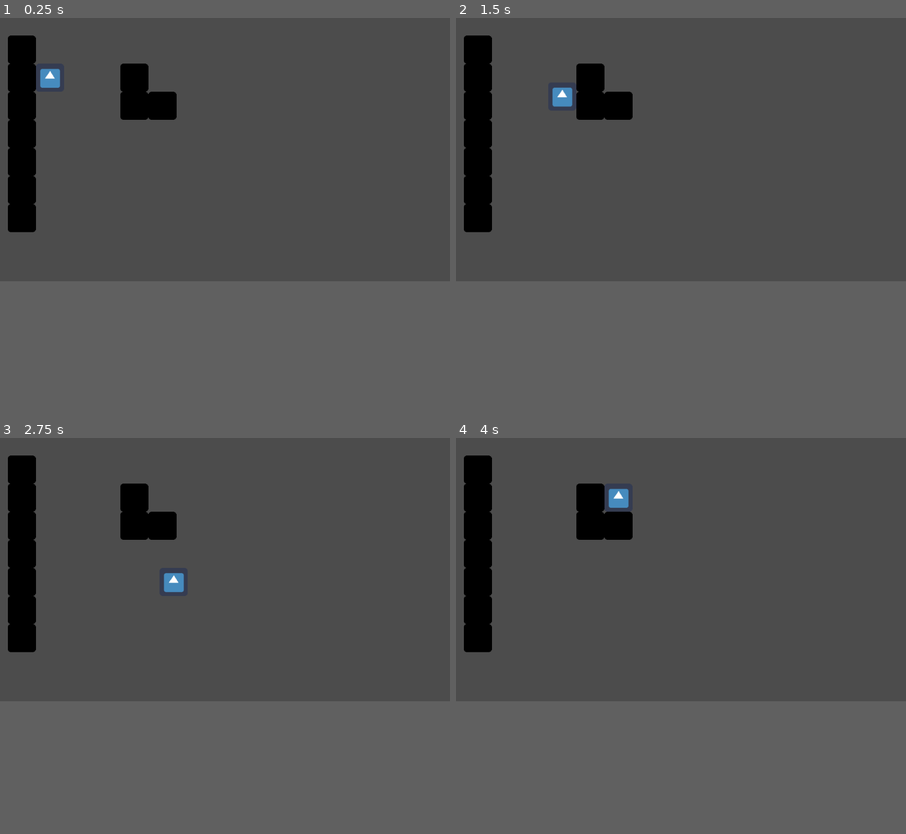
Above: before the commit, frames 1-4 (two rows, left to right).
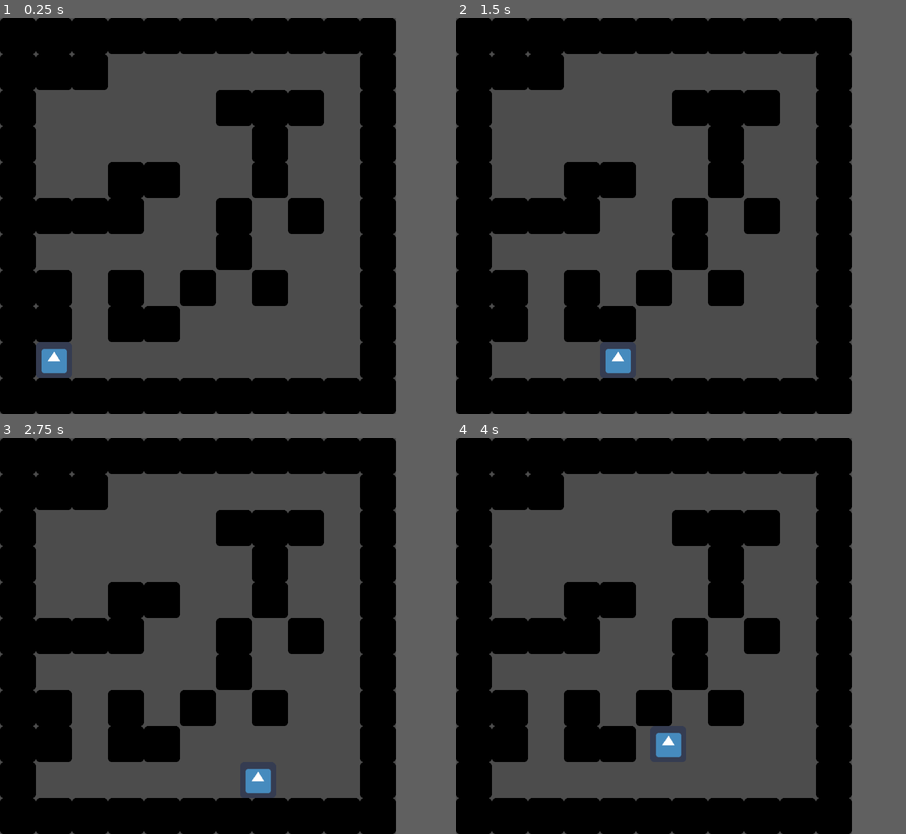
Above: after the commit, the same moments.

Repository: csuf-cpsc-254-03sp19/csuf-cpsc-254-03sp19-classroom-1-labyrinth-game
Game: Godot game, scene res://scenes/testscene.tscn
Same seed, same stepped clock (60 frames per second), same inputs: the game is played once before the commit and once after it. The engine's default icon, where the game draws it, is replaced by a stand-in: a white triangle on a blue panel in a dark square.
Inputs:
- Up to frame 1 (0.25 s): no input
- Up to frame 2 (1.5 s): tap Enter at 0.5 s; hold Right (ui_right) 0.53-1.28 s; hold Down (ui_down) from 1.28 s (still down)
- Up to frame 3 (2.75 s): release Down (ui_down) at 2.03 s; hold Right (ui_right) from 2.03 s (still down)
- Up to frame 4 (4 s): release Right (ui_right) at 2.78 s; hold Up (ui_up) 2.78-3.53 s; hold Left (ui_left) from 3.53 s (still down)
In our replay, the window is 800x468 before the commit and 704x704 after it. These sizes can differ from the game's own. Grey fills any space a smaller window leaves; there, only what the larger window draws over its background counts as a difference.

The runs differ from the first frame. In frame 1, 41% of the frame differs, in the area x 0-88%, y 0-100%; in frame 2, 41%; in frame 3, 41%; in frame 4, 41%.

Commit message:
Changed viewport size to reflect needs of the game. Added script that generates walls randomly each time the game is opened

Diff:
--- /dev/null
+++ b/LabyrinthGame/Scripts/level/TileMap.gd
@@ -0,0 +1,31 @@
+extends TileMap
+
+var gridSet = []  # a list that will hold each value of the play field
+var playerLocation = Vector2(-3, 6)
+var aiLocation = Vector2(5, -2)
+var goalLocation = Vector2(1, 2)
+
+func _ready():
+
+	# populate gridSet with vectors that represent each cell in the playfield
+	for i in range(-3, 5):      # for some reason the 0,0 location is in the middle of the playfield so the
+		for j in range(-2, 6):  # top left area of the grid is located at (-3,-2)
+			gridSet.append(Vector2(i, j))
+
+
+	#generate a random seed for each time the game is opened
+	randomize()
+	# populate the new gridset with randomly generated walls
+	for i in range(len(gridSet)):
+		var rand = randf()*11+1
+		# check if location is a designated to player, ai, or goal
+		if(gridSet[i] != playerLocation && gridSet[i] != aiLocation && gridSet[i] != goalLocation):
+			if(rand < 6):
+				set_cellv(gridSet[i], 0)
+
+	pass
+
+#func _process(delta):
+#	# Called every frame. Delta is time since last frame.
+#	# Update game logic here.
+#	pass
--- a/LabyrinthGame/project.godot
+++ b/LabyrinthGame/project.godot
@@ -14,6 +14,14 @@
 run/main_scene="res://scenes/testscene.tscn"
 config/icon="res://icon.png"
 
+[display]
+
+window/size/width=704
+window/size/height=704
+window/stretch/mode="viewport"
+window/stretch/aspect="keep"
+window/stretch/shrink="1"
+
 [rendering]
 
 environment/default_environment="res://default_env.tres"
--- a/LabyrinthGame/scenes/testscene.tscn
+++ b/LabyrinthGame/scenes/testscene.tscn
@@ -1,34 +1,18 @@
-[gd_scene load_steps=4 format=2]
+[gd_scene load_steps=5 format=2]
 
-[ext_resource path="res://images/icon.png" type="Texture" id=1]
-[ext_resource path="res://scenes/player.gd" type="Script" id=2]
-[ext_resource path="res://tileset.res" type="TileSet" id=3]
+[ext_resource path="res://tileset.res" type="TileSet" id=1]
+[ext_resource path="res://Scripts/level/TileMap.gd" type="Script" id=2]
+[ext_resource path="res://images/icon.png" type="Texture" id=3]
+[ext_resource path="res://Scripts/player/player.gd" type="Script" id=4]
 
 [node name="Node2D" type="Node2D" index="0"]
 
-position = Vector2( 529.564, 296.104 )
+position = Vector2( 255.888, 192.379 )
 
-[node name="player" type="Sprite" parent="." index="0"]
-
-position = Vector2( -459.867, -200.24 )
-texture = ExtResource( 1 )
-centered = false
-script = ExtResource( 2 )
-_sections_unfolded = [ "Offset" ]
-
-[node name="RayCast2D" type="RayCast2D" parent="player" index="0"]
-
-position = Vector2( 32, 32 )
-enabled = true
-exclude_parent = true
-cast_to = Vector2( 0, 50 )
-collision_mask = 1
-_sections_unfolded = [ "Transform" ]
-
-[node name="TileMap" type="TileMap" parent="." index="1"]
+[node name="TileMap" type="TileMap" parent="." index="0"]
 
 mode = 0
-tile_set = ExtResource( 3 )
+tile_set = ExtResource( 1 )
 cell_size = Vector2( 64, 64 )
 cell_quadrant_size = 16
 cell_custom_transform = Transform2D( 1, 0, 0, 1, 0, 0 )
@@ -43,4 +27,29 @@
 collision_mask = 1
 occluder_light_mask = 1
 format = 1
-tile_data = PoolIntArray( -196616, 0, 0, -131080, 0, 0, -131076, 0, 0, -65544, 0, 0, -65540, 0, 0, -65539, 0, 0, -8, 0, 0, 65528, 0, 0, 131064, 0, 0, 196600, 0, 0 )
+tile_data = PoolIntArray( -131076, 0, 0, -131075, 0, 0, -131074, 0, 0, -131073, 0, 0, -196608, 0, 0, -196607, 0, 0, -196606, 0, 0, -196605, 0, 0, -196604, 0, 0, -196603, 0, 0, -196602, 0, 0, -65540, 0, 0, -131066, 0, 0, -4, 0, 0, -65530, 0, 0, 65532, 0, 0, 6, 0, 0, 131068, 0, 0, 65542, 0, 0, 196604, 0, 0, 131078, 0, 0, 262140, 0, 0, 196614, 0, 0, 327676, 0, 0, 262150, 0, 0, 393212, 0, 0, 327686, 0, 0, 458748, 0, 0, 393222, 0, 0, 524284, 0, 0, 524285, 0, 0, 524286, 0, 0, 524287, 0, 0, 458752, 0, 0, 458753, 0, 0, 458754, 0, 0, 458755, 0, 0, 458756, 0, 0, 458757, 0, 0, 458758, 0, 0 )
+script = ExtResource( 2 )
+_sections_unfolded = [ "Cell", "Transform" ]
+
+[node name="player" type="Sprite" parent="." index="1"]
+
+position = Vector2( -185.39, 374.121 )
+texture = ExtResource( 3 )
+centered = false
+script = ExtResource( 4 )
+_sections_unfolded = [ "Offset", "Transform" ]
+__meta__ = {
+"_edit_group_": true
+}
+
+[node name="RayCast2D" type="RayCast2D" parent="player" index="0"]
+
+position = Vector2( 32, 32 )
+enabled = true
+exclude_parent = true
+cast_to = Vector2( 0, 50 )
+collision_mask = 1
+_sections_unfolded = [ "Transform" ]
+__meta__ = {
+"_edit_group_": true
+}
Renamed: LabyrinthGame/scenes/player.gd -> LabyrinthGame/Scripts/player/player.gd
Binary file removed: LabyrinthGame/addons/ch.fischspiele.tilesethelper/AssetLibIcon.png
Not shown, removed: LabyrinthGame/addons/ch.fischspiele.tilesethelper/AssetLibIcon.png.import
Binary file removed: LabyrinthGame/addons/ch.fischspiele.tilesethelper/gui_image_multiple.png
Not shown, removed: LabyrinthGame/addons/ch.fischspiele.tilesethelper/gui_image_multiple.png.import
Binary file removed: LabyrinthGame/addons/ch.fischspiele.tilesethelper/gui_image_single.png
Not shown, removed: LabyrinthGame/addons/ch.fischspiele.tilesethelper/gui_image_single.png.import
Binary file removed: LabyrinthGame/addons/ch.fischspiele.tilesethelper/gui_image_tileset.png
Not shown, removed: LabyrinthGame/addons/ch.fischspiele.tilesethelper/gui_image_tileset.png.import
Binary file removed: LabyrinthGame/addons/ch.fischspiele.tilesethelper/icon_collision_polygon_2d.png
Not shown, removed: LabyrinthGame/addons/ch.fischspiele.tilesethelper/icon_collision_polygon_2d.png.import
Binary file removed: LabyrinthGame/addons/ch.fischspiele.tilesethelper/icon_collision_shape_2d.png
(and 16 more such lines)
